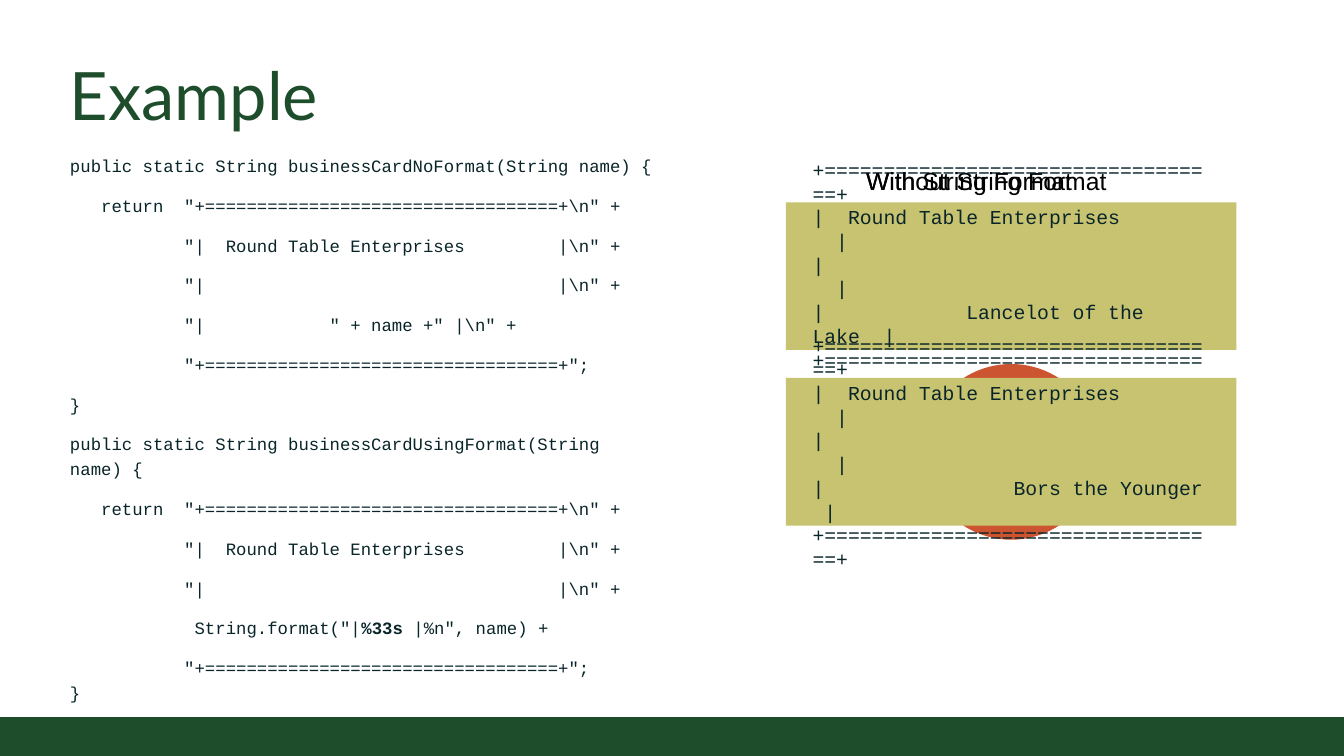
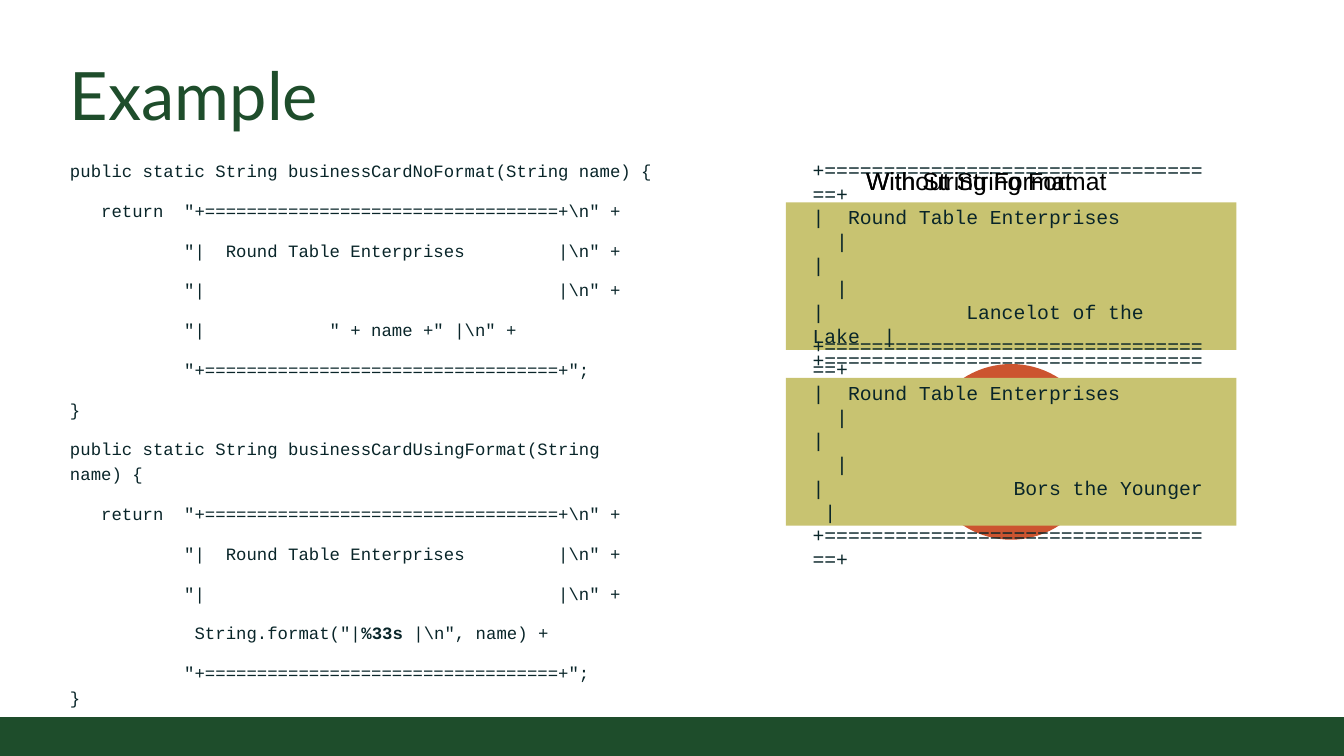
Before and after one commit to CSU-CompSci-CS163-4/Handouts, a slide deck: slide 15 of slides/On-Campus/02_03_CharactersAndStrings.pptx (slide 12 before the commit). Drawn at 1344x756 pixels with LibreOffice and Linux fonts; fonts in the diff are those of the drawing; background and template pictures are left out. Boxes give left, top, right and bottom in pixels: in the first picture for what was removed or moved away, otherwise in the second. Text is boxed around its words. In the diff, an @@ line names an element or a change of style, - is before the commit and + after.

```diff
--- a/slides/On-Campus/02_03_CharactersAndStrings.pptx
+++ b/slides/On-Campus/02_03_CharactersAndStrings.pptx
@@ text at (195,627,528,643): text changed @@
-String.format("|%33s |%n", name) +
+String.format("|%33s |\n", name) +
```
Also in this commit, not shown: 3 other slides changed, 4 slides added.
